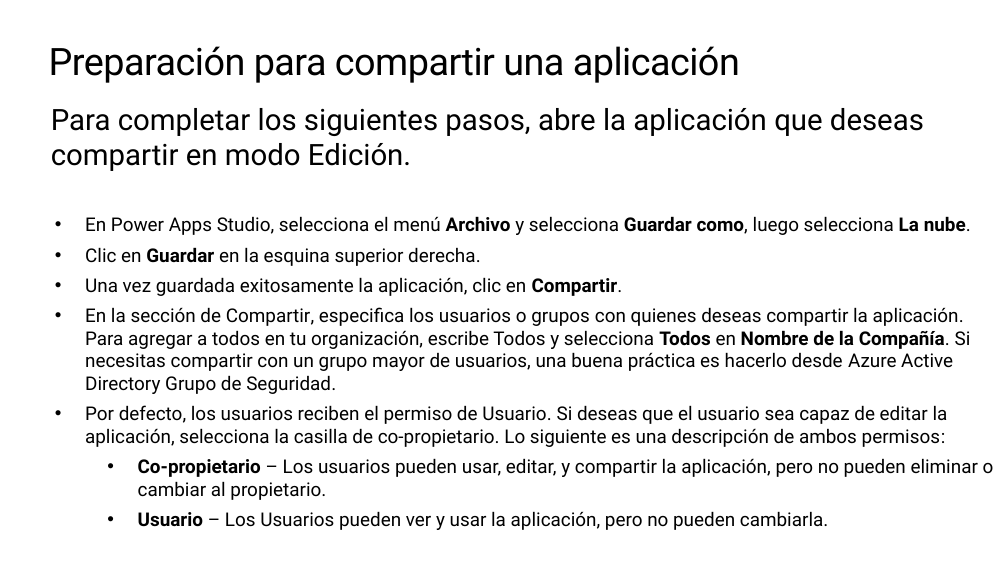
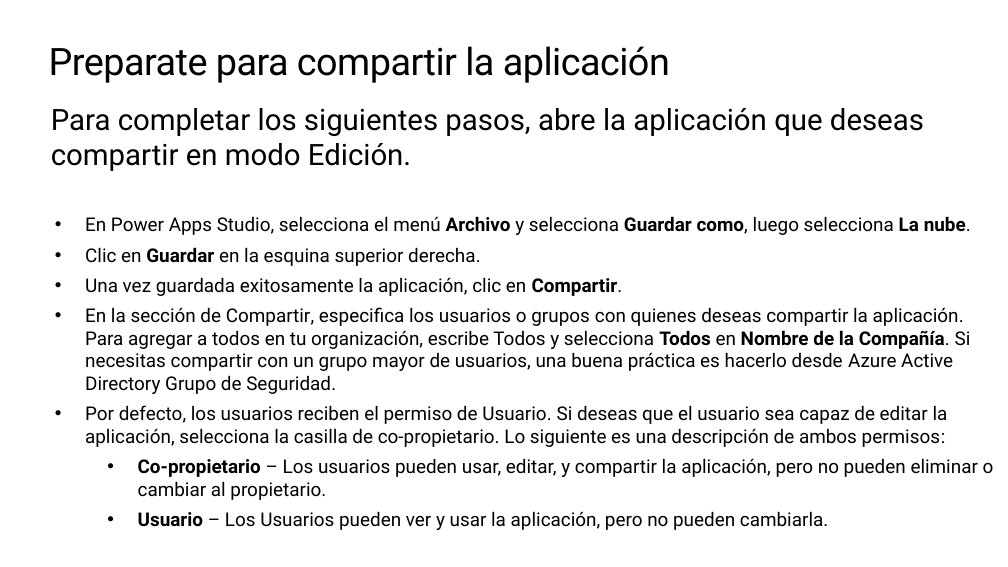
Before and after one commit to microsoft/workshop-library, a slide deck: slide 37 of full/power-platform-canvas-app/slides_es.pptx. Drawn at 1008x567 pixels with LibreOffice and Linux fonts; fonts in the diff are those of the drawing; background and template pictures are left out. Boxes give left, top, right and bottom in pixels: in the first picture for what was removed or moved away, otherwise in the second. Text is boxed around its words. In the diff, an @@ line names an element or a change of style, - is before the commit and + after.

```diff
--- a/full/power-platform-canvas-app/slides_es.pptx
+++ b/full/power-platform-canvas-app/slides_es.pptx
@@ title at box(49, 46, 670, 83): text changed @@
-Preparación para compartir una aplicación
+Preparate para compartir la aplicación
```
Also in this commit, not shown: 21 other slides changed, 6 slides added, 6 slides removed.
